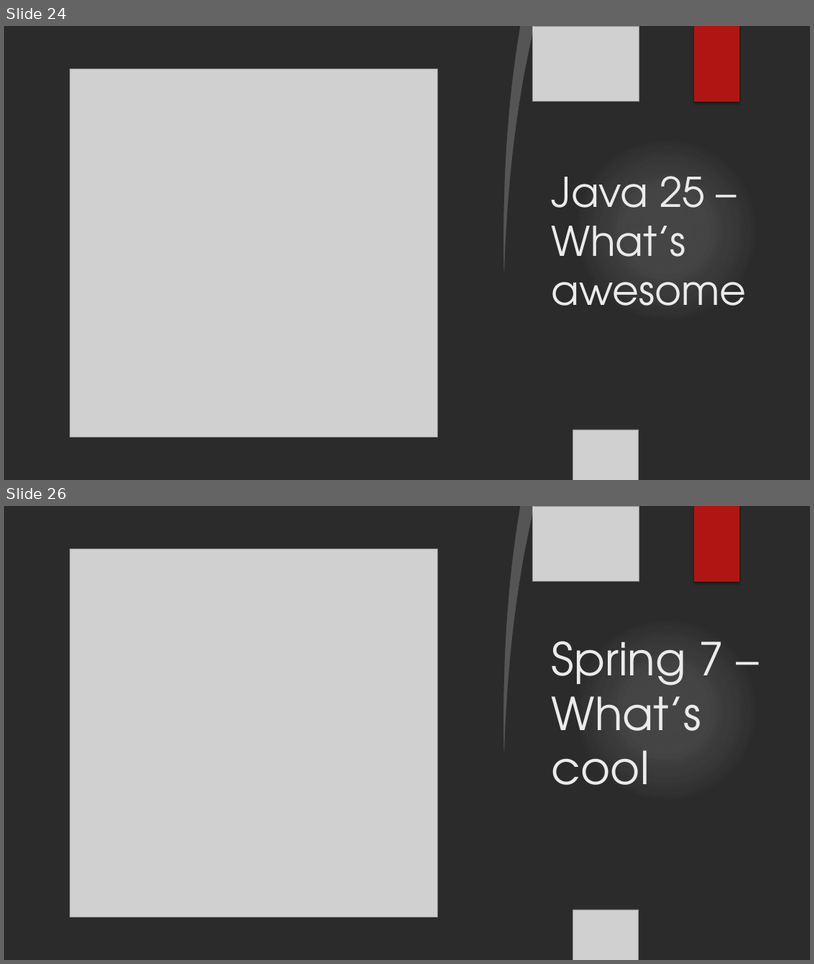
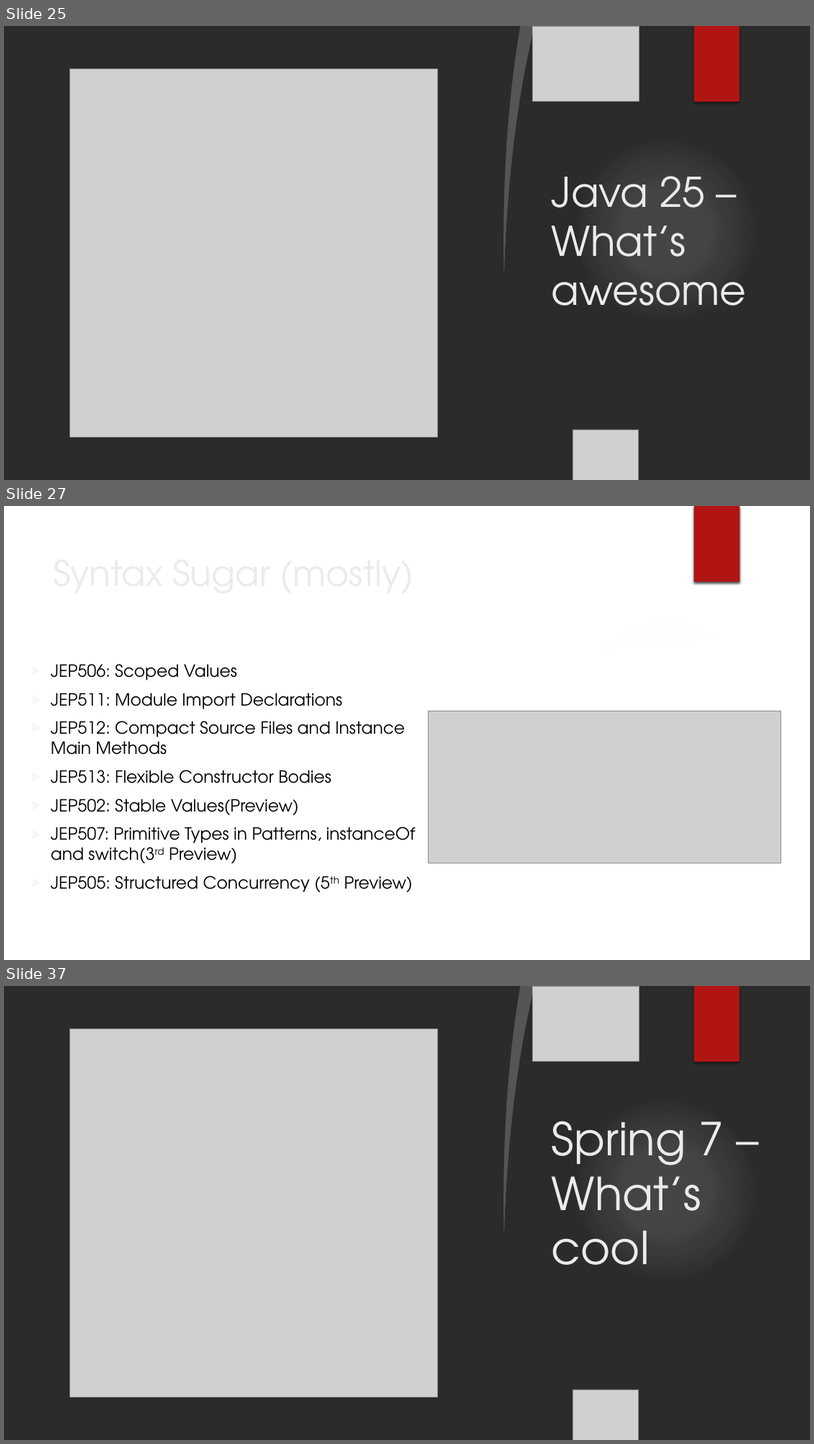
Before and after one commit to iuliana/jdk25-parent-project, a slide deck: maven4-java25-presentation.pptx. Shown one above the other, each under a label of ours: slides 24 and 26 before the commit, slides 25, 27 and 37 after it; the slides between them are not shown. The pictures are 814x964 and 814x1444 pixels, drawn with LibreOffice and Linux fonts; fonts in the diff are those of the drawing; grey boxes stand for pictures; background and template pictures are left out; a plain dark background stands for a picture behind light text. Boxes give left, top, right and bottom in pixels: in the first picture for what was removed or moved away, otherwise in the second. Text is boxed around its words. In the diff, an @@ line names an element or a change of style, - is before the commit and + after.

```diff
--- a/maven4-java25-presentation.pptx
+++ b/maven4-java25-presentation.pptx
@@ slide 27 added at bbox=[4, 506, 810, 960], background picture (left out); not listed: 1 template element that a slide beside it also shows @@
@@ rectangle added at bbox=[694, 506, 740, 582], fill #B01513 @@
@@ rectangle added at bbox=[695, 506, 741, 582], fill #B01513 @@
@@ title added at bbox=[47, 548, 659, 615], 42 pt, text #EBEBEB @@
+Syntax Sugar (mostly)
@@ freeform shape added at bbox=[581, 602, 810, 657], fill #FFFFFF at 20% opacity @@
@@ freeform shape added at bbox=[4, 623, 810, 960], fill #FFFFFF @@
@@ text added at bbox=[51, 664, 416, 892], 20 pt, text #000000 @@
+  ▶ JEP506: Scoped Values
+  ▶ JEP511: Module Import Declarations
+  ▶ JEP512: Compact Source Files and Instance Main Methods
+  ▶ JEP513: Flexible Constructor Bodies
+  ▶ JEP502: Stable Values(Preview)
+  ▶ JEP507: Primitive Types in Patterns, instanceOf and switch(3rd Preview)
+  ▶ JEP505: Structured Concurrency (5th Preview)
@@ picture added at bbox=[428, 711, 782, 863] @@
@@ what was slide 24 is now slide 25 @@
@@ what was slide 26 is now slide 37 @@
```
Also in this commit, not shown: 4 slides changed, 10 other slides added, 11 other files.
